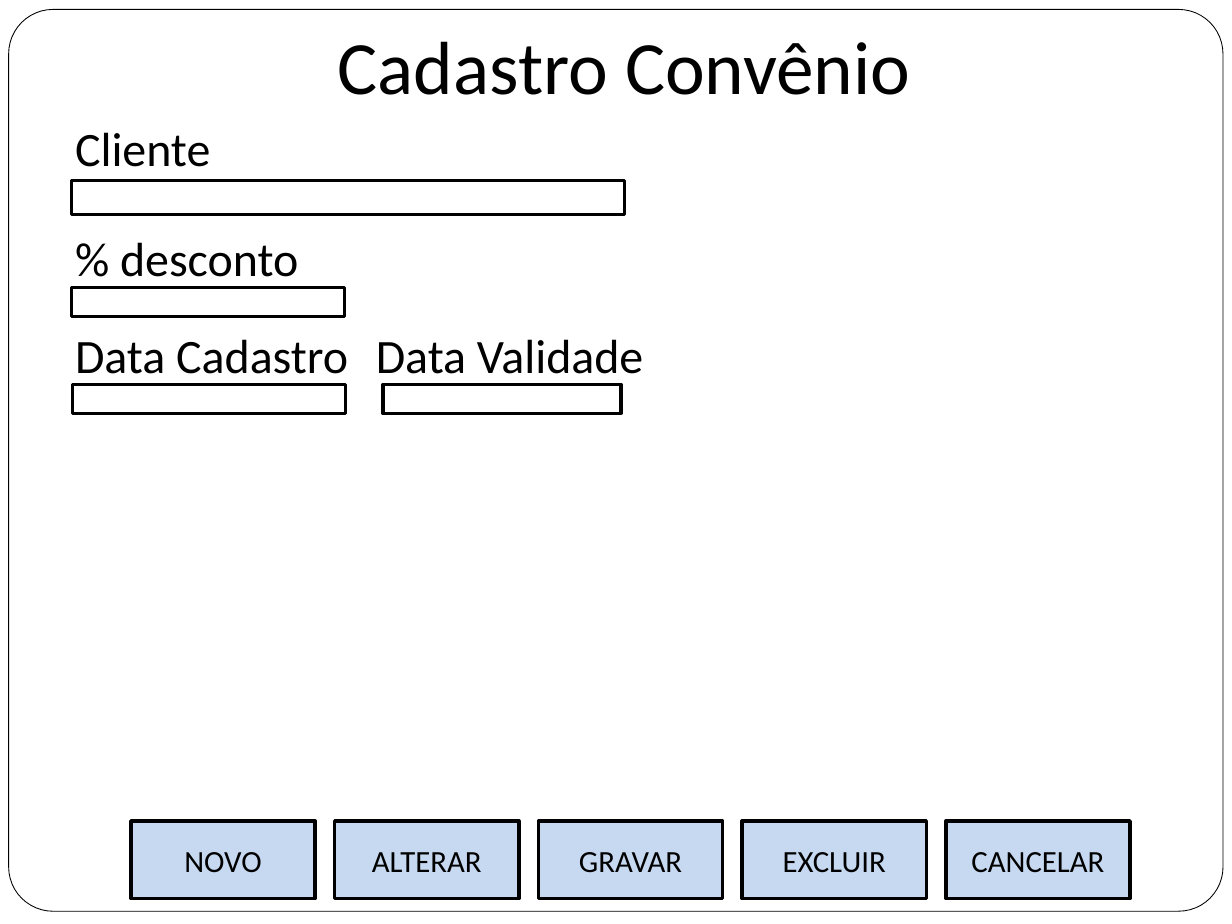
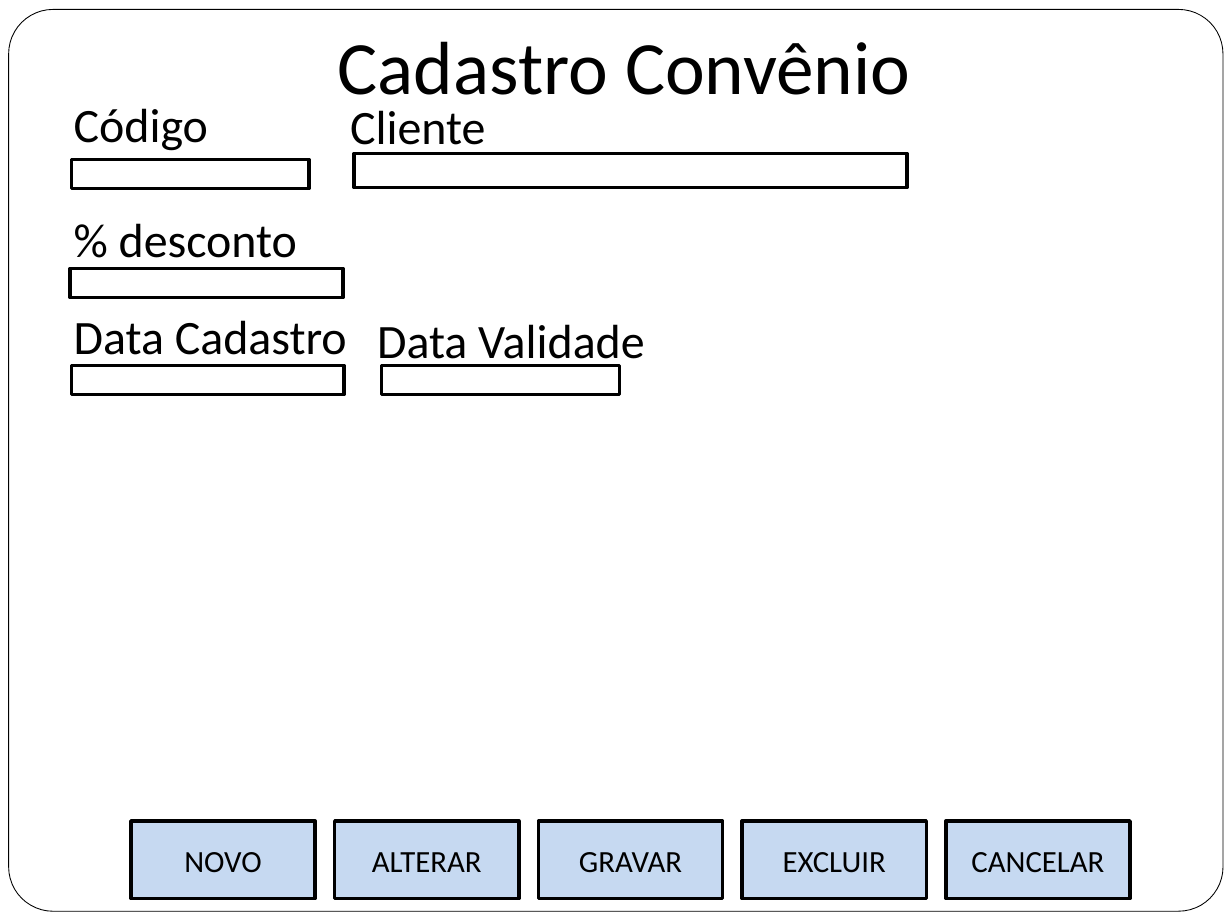
Before and after one commit to flaviochagas/PosGrupo4, a slide deck: slide 4 of Site/site/documentos/prototipos.pptx. Drawn at 1232x924 pixels with LibreOffice and Linux fonts; fonts in the diff are those of the drawing. Boxes give left, top, right and bottom in pixels: in the first picture for what was removed or moved away, otherwise in the second. Text is boxed around its words. In the diff, an @@ line names an element or a change of style, - is before the commit and + after.

```diff
--- a/Site/site/documentos/prototipos.pptx
+++ b/Site/site/documentos/prototipos.pptx
@@ text added at (74,108,208,151), 28 pt, text #000000 @@
+Código
@@ text "Cliente" rewrapped from (75,132,210,167) to (350,110,485,156) @@
@@ rectangle added at (71,160,309,190), fill #FFFFFF, outline #000000 2.01 pt @@
@@ rectangle: place and size @@
-rectangle at (71,181,625,216)
+rectangle at (354,154,907,188)
@@ text "Data Validade": place and size @@
-text "Data Validade" at (376,339,643,385)
+text "Data Validade" at (377,324,644,370)
@@ 3 rectangles, 2 texts: place and size @@
-3 rectangles, 2 texts at (71,242,621,414)
+3 rectangles, 2 texts at (70,223,620,395)
```
Also in this commit, not shown: 6 other slides changed, 1 other file.
